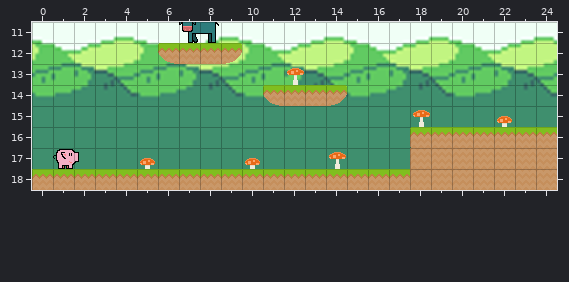
Tiled map -- levels/tmx-files/lvl_5.tmx. The first picture shows the starting point.
Cells are 21x21 px. Shown: x 0..24, y 11..18.
The result:
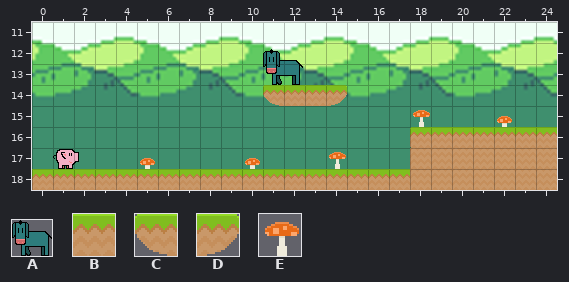
Key: from "characters": A 4 "donkey"; from "spritesheet": B 123, C 125, D 155, E 458.
_ is an empty cell.
Tiles replaced or removed in this view: A, B, C, D, E.
Log entry: tinkering with platform jump levels
Change:
Changed rows in their new state; . is an unchanged cell.
Layer "platforms":
first column x 6:
12 ____
Layer "collectables":
first column x 12:
13 _
Layer "donkey":
first column x 7:
11 _....
13 ....A
